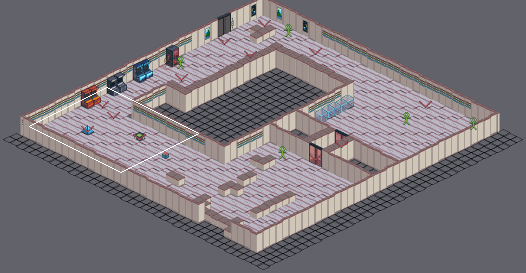
Level history. Tiled map: scratch/test2.tmx. Above: a wide view before the commit, with the close-up outlined.
Close-up. Old version:
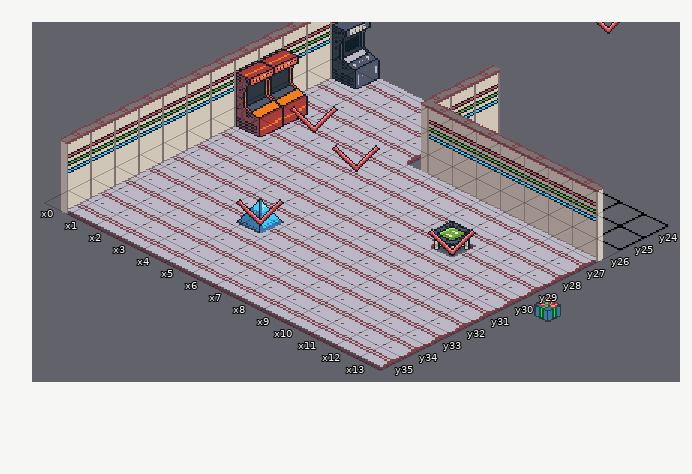
Cells are 32x16 px. Isometric: x runs down to the right, y down to the left. Shown: x 0..13, y 24..35.
The same view after the edit:
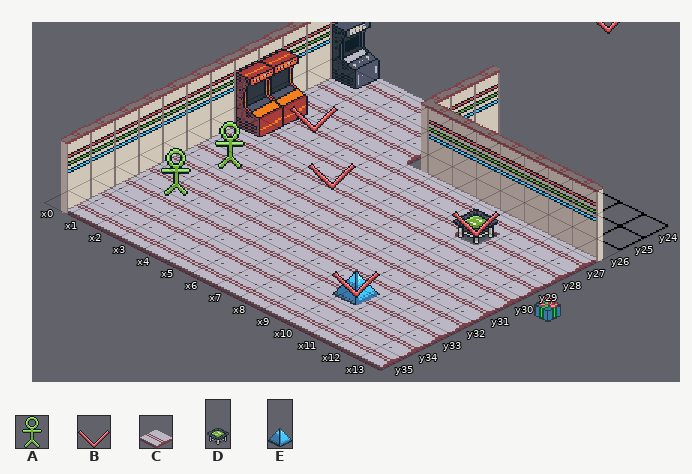
Key: from "control": A 0, B 1; from "floors": C 1; from "props": D 26, E 30.
_ is an empty cell.
Objects are placed by the point they stand on, in cells (3,4 is the top-left corner of cell 3,4); size is 1x1 cell unless given.
Tiles replaced or removed in this view: C, D, E.
Difference:
Changed rows in their new state; . is an unchanged cell.
Layer "Tiles":
first column x 5:
28 .....D
29 .....C
32 C.....
33 .....E
Layer "Objects":
changed: B "MarkerKioskStats" at 10.8,29.8 size 1x2 -> B "MarkerKioskStats" at 10.5,28.5 size 1x2
changed: B "MarkerPlayer" at 5.2,28.2 size 1x2 -> B "MarkerPlayer" at 5.5,29.5 size 1x2
changed: B "MarkerSavePoint" at 5.5,32.5 size 1x2 -> B "MarkerSavePoint" at 10.5,33.5 size 1x2
added: A "TestDialogB" at 2.5,30.8 size 1x2
added: A "TestDialogA" at 2.5,33 size 1x2
